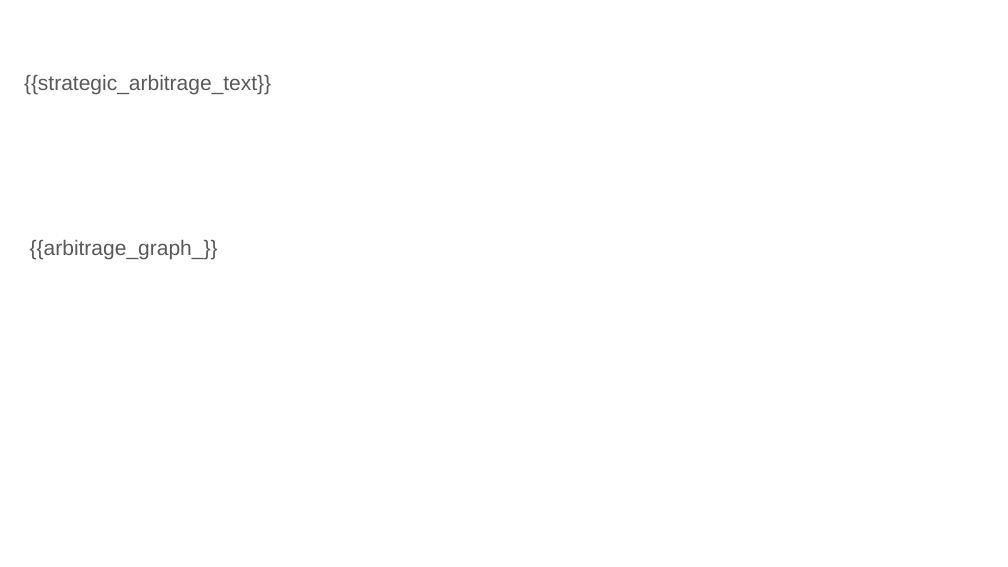
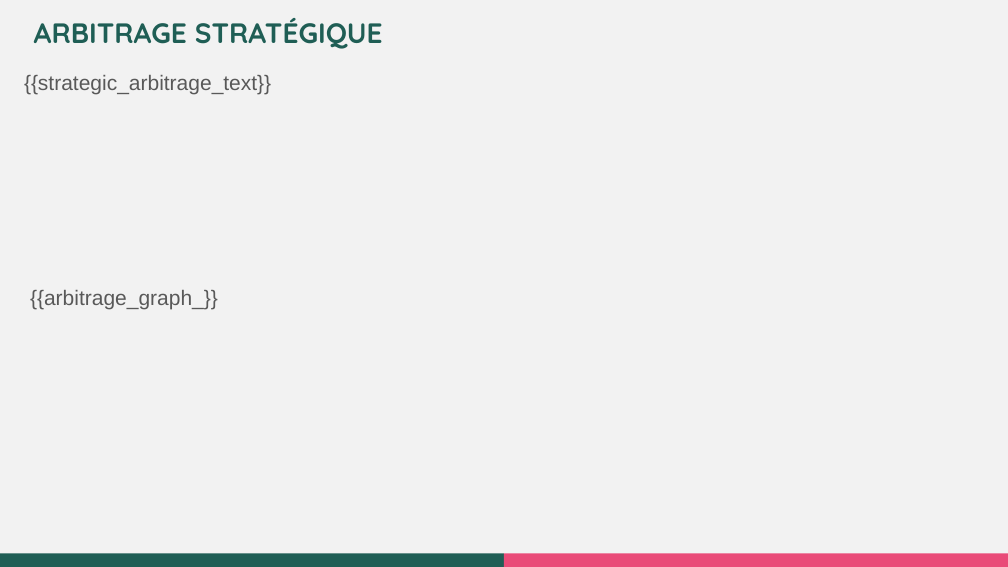
Before and after one commit to jarchibarlou-hash/barlo-mapbox-service, a slide deck: slide 16 of template_diagnostic.pptx. Drawn at 1008x567 pixels with LibreOffice and Linux fonts; fonts in the diff are those of the drawing; background and template pictures are left out. Boxes give left, top, right and bottom in pixels: in the first picture for what was removed or moved away, otherwise in the second. Text is boxed around its words. In the diff, an @@ line names an element or a change of style, - is before the commit and + after.

```diff
--- a/template_diagnostic.pptx
+++ b/template_diagnostic.pptx
@@ background picture (left out) to #F2F2F2 @@
@@ text added at bbox=[34, 18, 383, 49], 20 pt, text #1F5E55, bold @@
+ARBITRAGE STRATÉGIQUE
@@ text "{{arbitrage_graph_}}": place and size @@
-text "{{arbitrage_graph_}}" at bbox=[30, 240, 218, 260]
+text "{{arbitrage_graph_}}" at bbox=[30, 290, 218, 309]
@@ rectangle added at bbox=[0, 553, 504, 567], fill #1F5E55 @@
@@ rectangle added at bbox=[504, 553, 1008, 567], fill #E94B78 @@
```
Also in this commit, not shown: 17 other slides changed, 6 other files.
